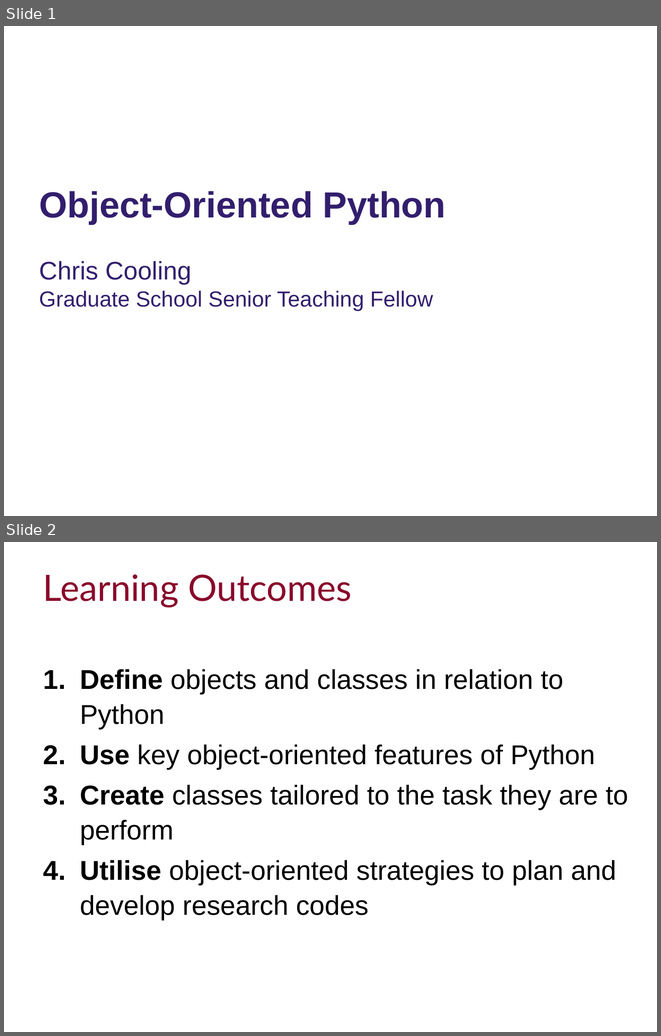
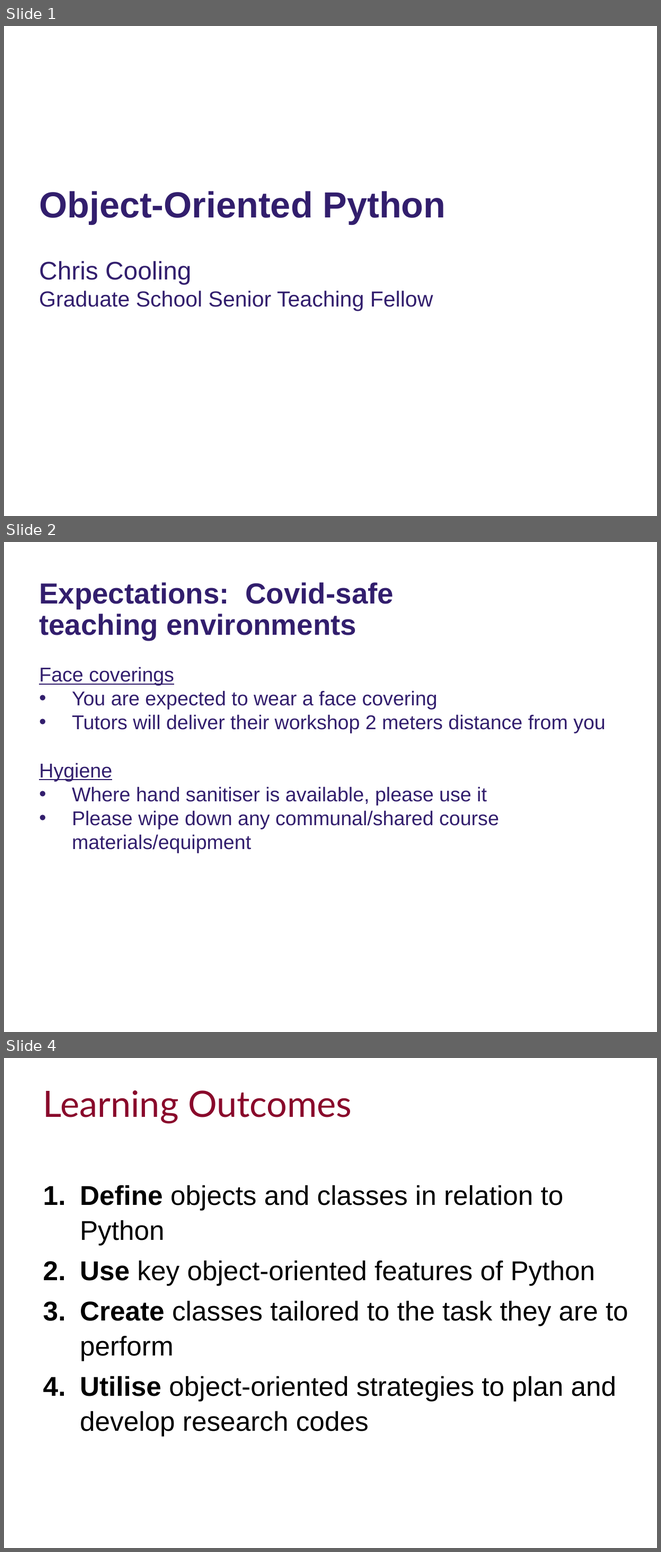
Before and after one commit to ImperialCollegeLondon/RCDS-object-oriented-python, a slide deck: Object-Oriented Python Slides.pptx. Shown one above the other, each under a label of ours: slides 1 and 2 before the commit, slides 1, 2 and 4 after it; the slides between them are not shown. The pictures are 661x1036 and 661x1552 pixels, drawn with LibreOffice and Linux fonts; fonts in the diff are those of the drawing; background and template pictures are left out. Boxes give left, top, right and bottom in pixels: in the first picture for what was removed or moved away, otherwise in the second. Text is boxed around its words. In the diff, an @@ line names an element or a change of style, - is before the commit and + after.

Commit message:
Added Covid slides

```diff
--- a/Object-Oriented Python Slides.pptx
+++ b/Object-Oriented Python Slides.pptx
@@ slide 2 added at [4, 542, 657, 1032], background #FFFFFF @@
@@ text added at [39, 582, 394, 640], 32 pt, text #321E6D, bold @@
+Expectations: Covid-safe teaching environments
@@ subtitle added at [39, 667, 606, 853], 22 pt, text #321E6D @@
+Face coverings
+• You are expected to wear a face covering
+• Tutors will deliver their workshop 2 meters distance from you
+Hygiene
+• Where hand sanitiser is available, please use it
+• Please wipe down any communal/shared course materials/equipment
@@ what was slide 2 is now slide 4 @@
```
Also in this commit, not shown: 1 other slide added.
